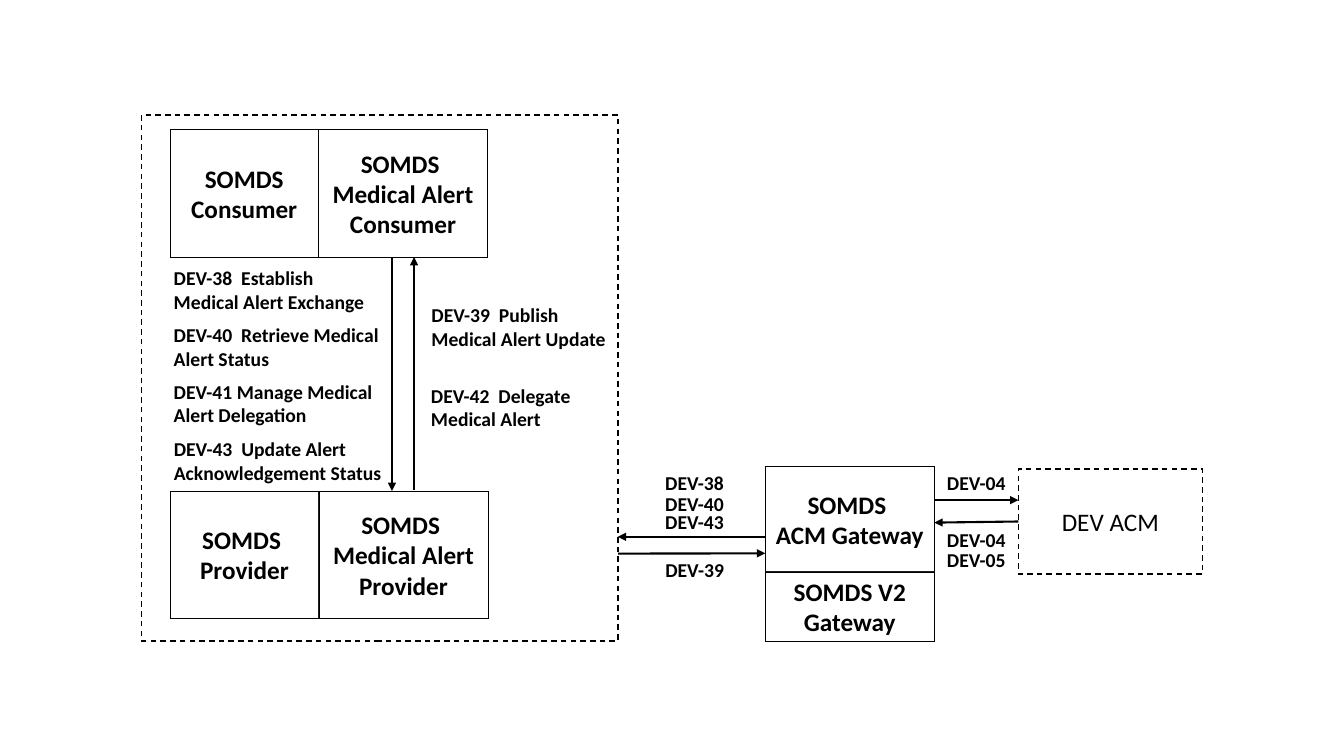
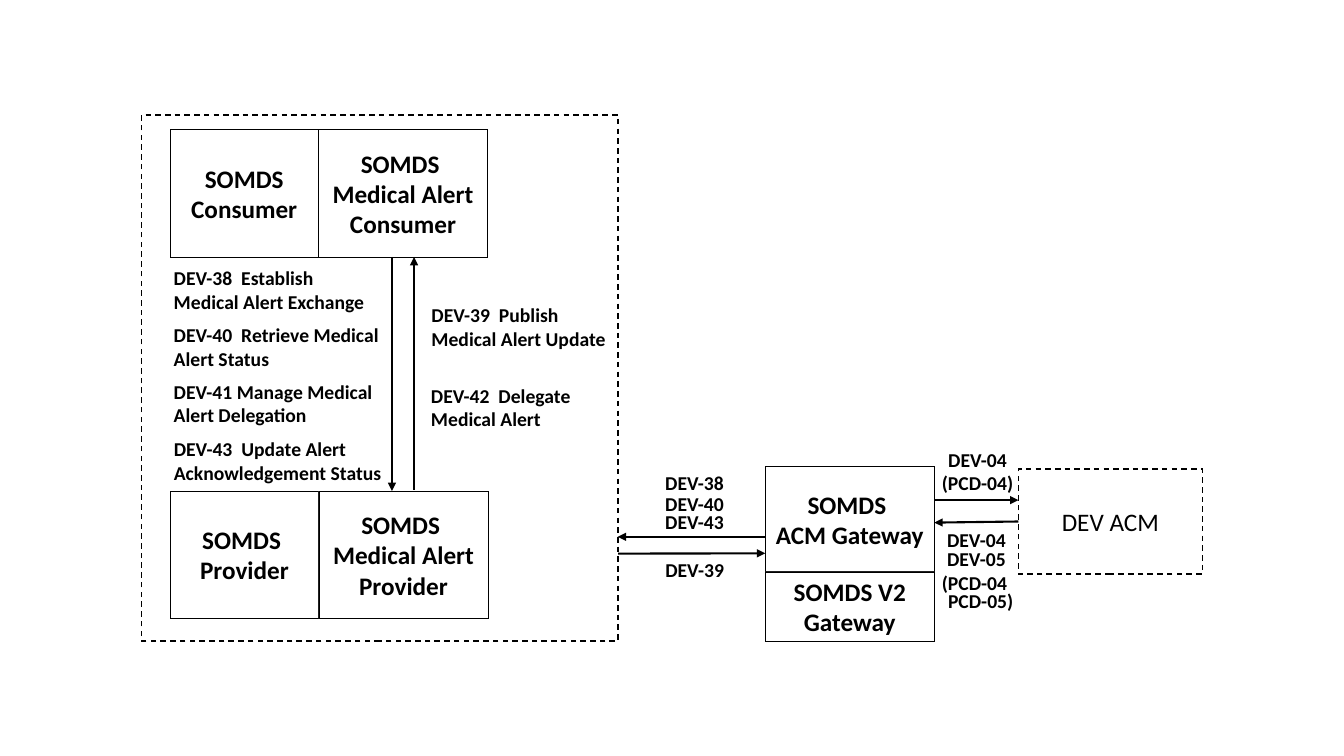
Before and after one commit to IHE/sdpi-fhir, a slide deck: slide 1 of SDPi_Supplement/sources/vol1-diagram-sdpi-a-actor.pptx. Drawn at 1344x756 pixels with LibreOffice and Linux fonts; fonts in the diff are those of the drawing. Boxes give left, top, right and bottom in pixels: in the first picture for what was removed or moved away, otherwise in the second. Text is boxed around its words. In the diff, an @@ line names an element or a change of style, - is before the commit and + after.

```diff
--- a/SDPi_Supplement/sources/vol1-diagram-sdpi-a-actor.pptx
+++ b/SDPi_Supplement/sources/vol1-diagram-sdpi-a-actor.pptx
@@ text "DEV-04": place and size @@
-text "DEV-04" at [947,477,1006,490]
+text "DEV-04" at [942,454,1013,493]
@@ text at [942,475,1013,493]: paragraph added @@
+(PCD-04)
@@ text at [948,454,1007,467]: alignment left to centre @@
@@ text "DEV-05" at [947,553,1006,566]: alignment left to centre @@
@@ text added at [942,575,1007,596], 14 pt, text #000000, bold @@
+(PCD-04
@@ text added at [948,593,1013,611], 14 pt, text #000000, bold @@
+PCD-05)
```
Also in this commit, not shown: 32 other files.
